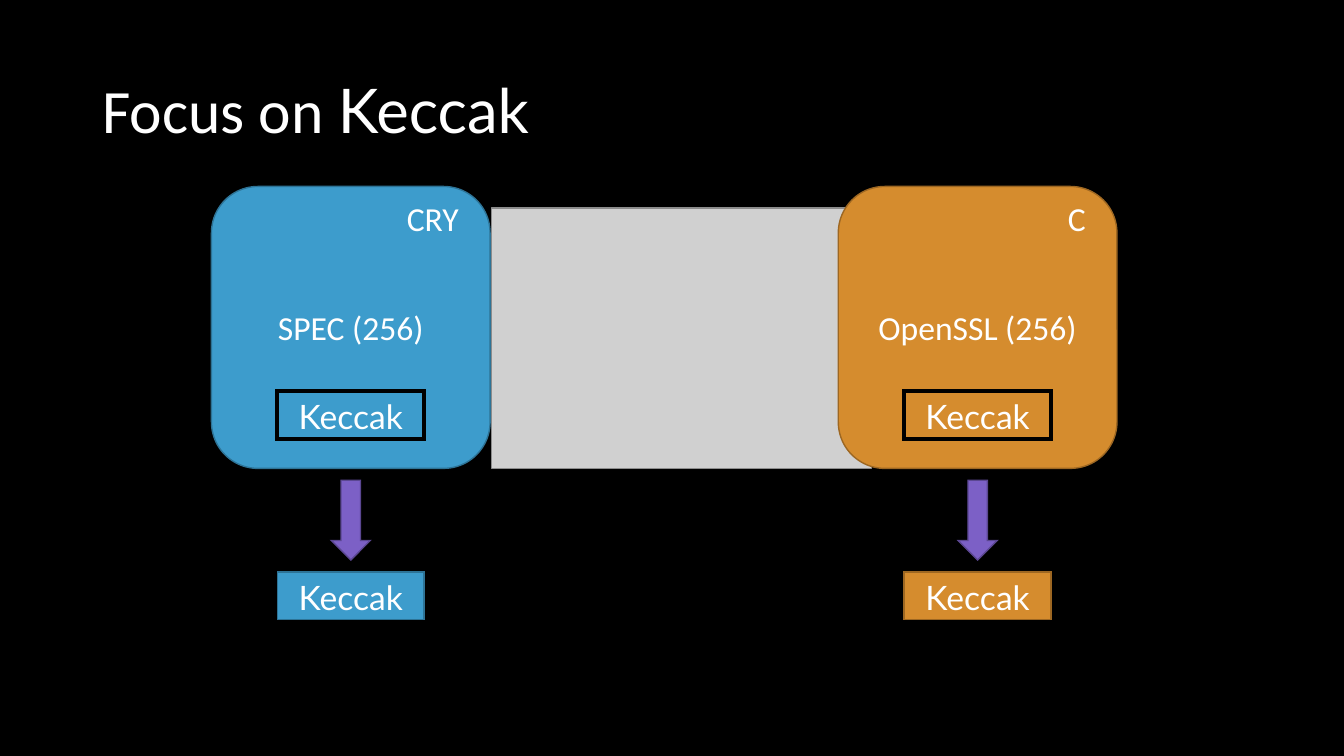
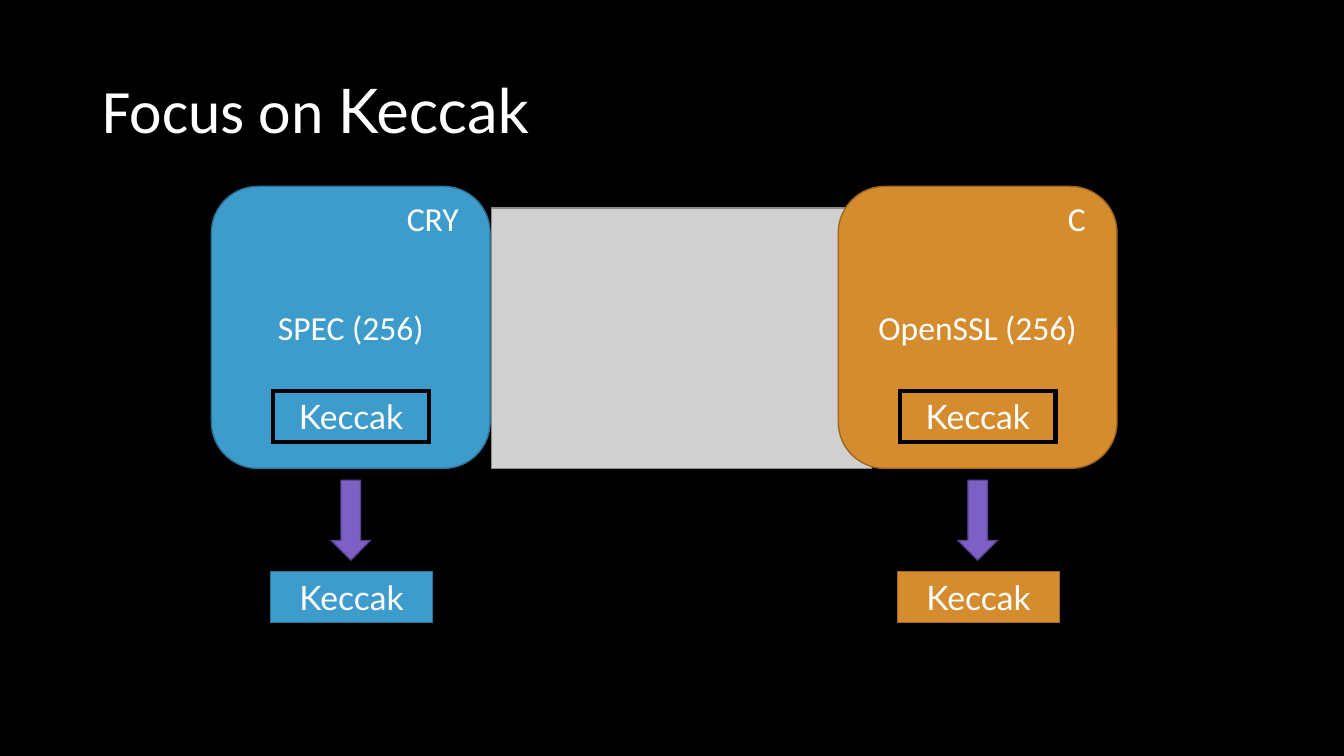
Before and after one commit to ericmercer/sha3-verification, a slide deck: slide 17 of presentation/SPIN2022.pptx. Drawn at 1344x756 pixels with LibreOffice and Linux fonts; fonts in the diff are those of the drawing; grey boxes stand for pictures. Boxes give left, top, right and bottom in pixels: in the first picture for what was removed or moved away, otherwise in the second. Text is boxed around its words. In the diff, an @@ line names an element or a change of style, - is before the commit and + after.

```diff
--- a/presentation/SPIN2022.pptx
+++ b/presentation/SPIN2022.pptx
@@ rectangle "Keccak": place and size @@
-rectangle "Keccak" at bbox=[277, 391, 424, 439]
+rectangle "Keccak" at bbox=[273, 391, 429, 442]
@@ rectangle "Keccak": place and size @@
-rectangle "Keccak" at bbox=[904, 391, 1052, 439]
+rectangle "Keccak" at bbox=[900, 391, 1056, 442]
@@ rectangle "Keccak": place and size @@
-rectangle "Keccak" at bbox=[277, 572, 424, 619]
+rectangle "Keccak" at bbox=[270, 572, 433, 622]
@@ rectangle "Keccak": place and size @@
-rectangle "Keccak" at bbox=[904, 572, 1052, 619]
+rectangle "Keccak" at bbox=[897, 572, 1060, 622]
```
Also in this commit, not shown: 9 other slides changed.
